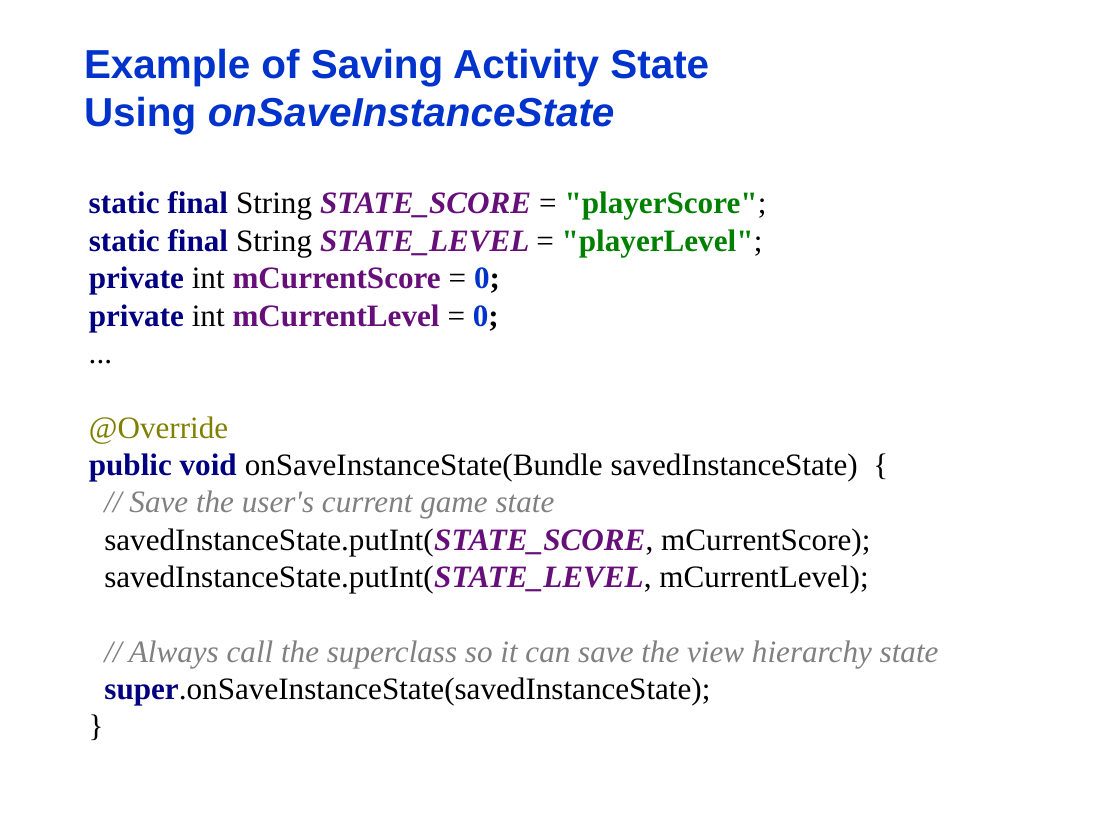
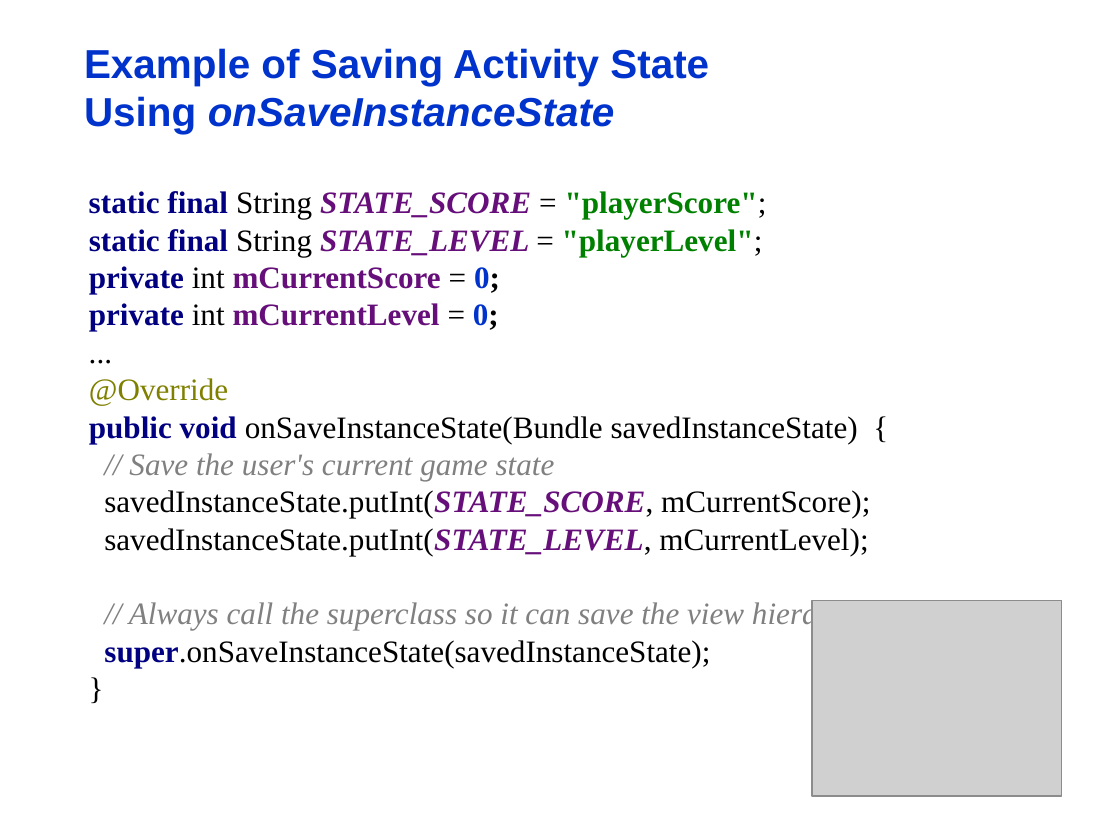
Before and after one commit to UO-CIS/CIS399Android-CourseMaterials, a slide deck: slide 9 of Notes and Slides/CIS399wk1Day4-Code.pptx. Drawn at 1120x840 pixels with LibreOffice and Linux fonts; fonts in the diff are those of the drawing; grey boxes stand for pictures. Boxes give left, top, right and bottom in pixels: in the first picture for what was removed or moved away, otherwise in the second. Text is boxed around its words. In the diff, an @@ line names an element or a change of style, - is before the commit and + after.

```diff
--- a/Notes and Slides/CIS399wk1Day4-Code.pptx
+++ b/Notes and Slides/CIS399wk1Day4-Code.pptx
@@ text "static final String STATE_SCORE = ..." rewrapped from (x1=89, y1=191, x2=939, y2=705) to (x1=89, y1=191, x2=939, y2=667) @@
@@ picture added at (x1=812, y1=600, x2=1062, y2=796) @@
```
Also in this commit, not shown: 2 other slides changed, 2 slides added, 3 other files.
